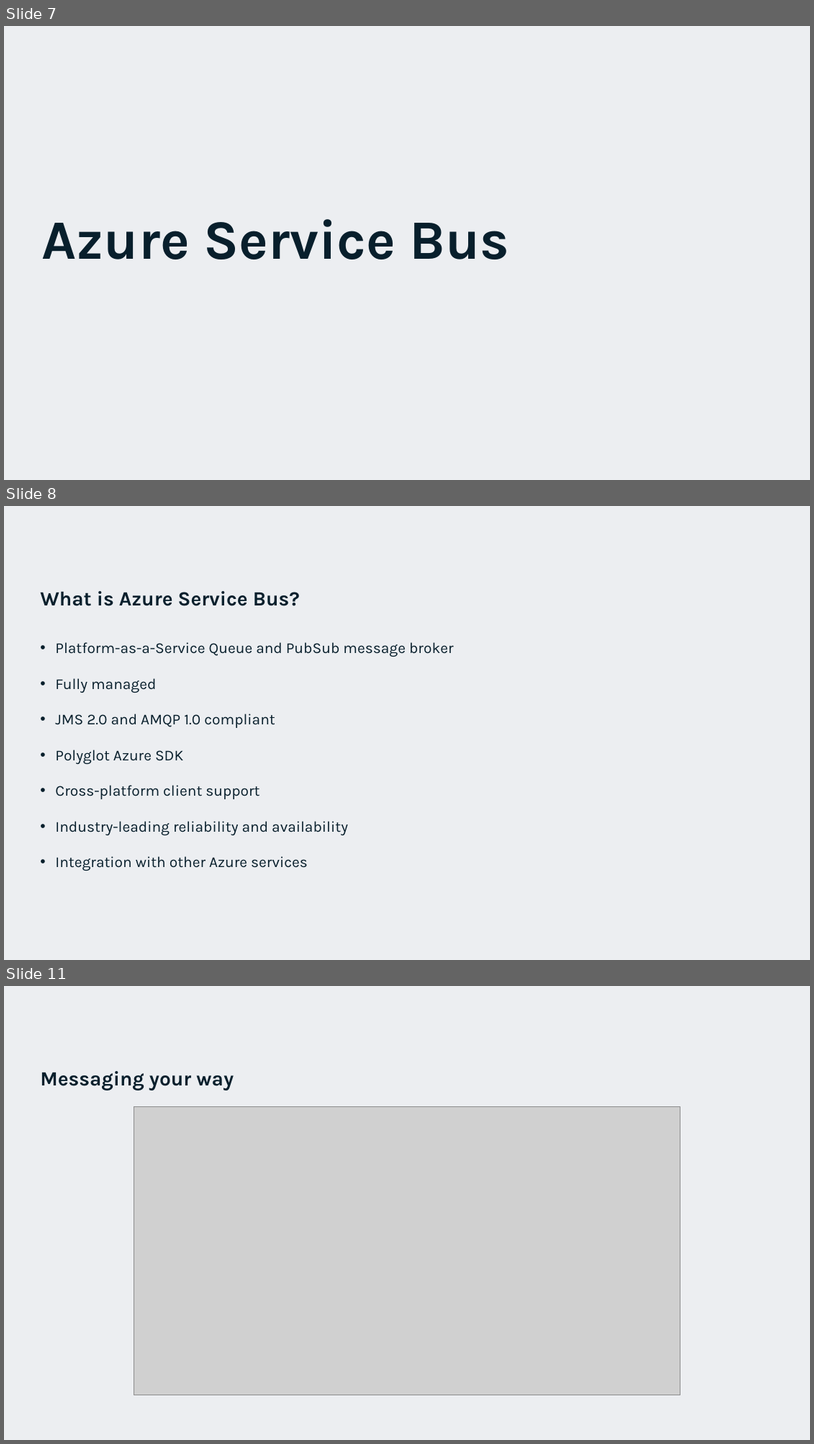
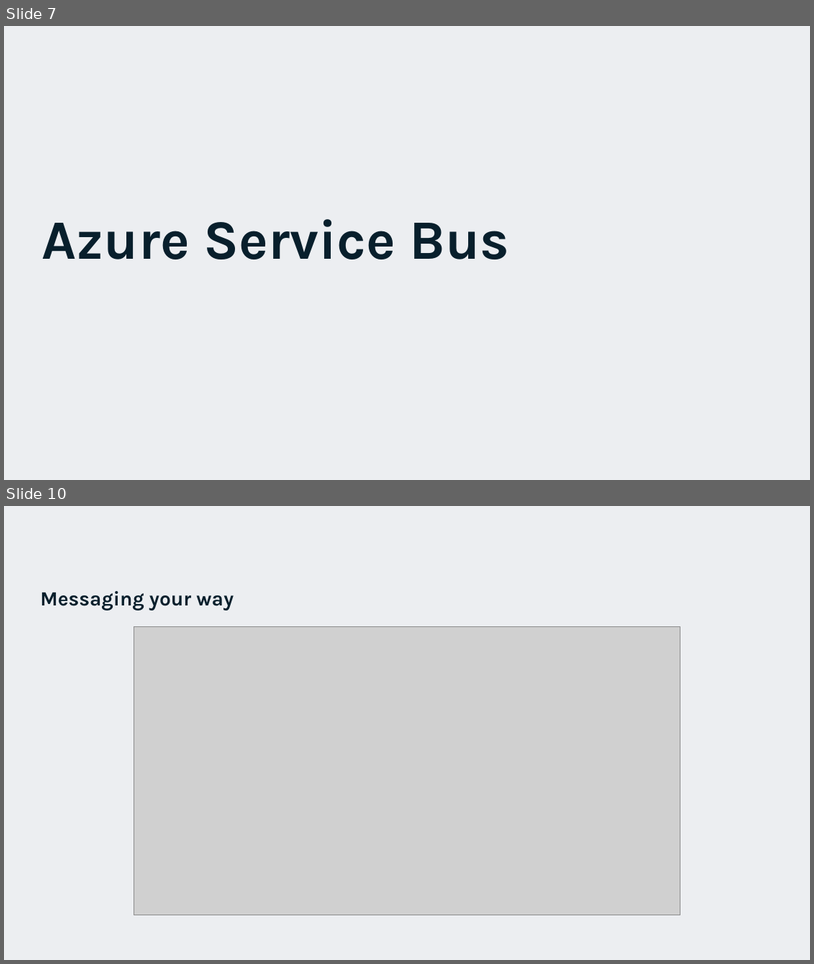
Before and after one commit to EldertGrootenboer/Migrating-your-messaging-workloads-to-the-Cloud-with-Azure-Service-Bus, a slide deck: Migrating your messaging workloads to the Cloud with Azure Service Bus.pptx. Shown one above the other, each under a label of ours: slides 7, 8 and 11 before the commit, slides 7 and 10 after it; the slides between them are not shown. The pictures are 814x1444 and 814x964 pixels, drawn with LibreOffice and Linux fonts; fonts in the diff are those of the drawing; grey boxes stand for pictures; background and template pictures are left out. Boxes give left, top, right and bottom in pixels: in the first picture for what was removed or moved away, otherwise in the second. Text is boxed around its words. In the diff, an @@ line names an element or a change of style, - is before the commit and + after.

```diff
--- a/Migrating your messaging workloads to the Cloud with Azure Service Bus.pptx
+++ b/Migrating your messaging workloads to the Cloud with Azure Service Bus.pptx
@@ slide 8 removed at [4,506,810,960], background #C1C7D2 at 30% opacity @@
@@ title removed at [40,591,300,606] @@
-What is Azure Service Bus?
@@ text removed at [55,642,454,870] @@
-• Platform-as-a-Service Queue and PubSub message broker
-• Fully managed
-• JMS 2.0 and AMQP 1.0 compliant
-• Polyglot Azure SDK
-• Cross-platform client support
-• Industry-leading reliability and availability
-• Integration with other Azure services
@@ what was slide 11 is now slide 10 @@
```
Also in this commit, not shown: 1 slide added, 1 other slide removed, 5 other files.
